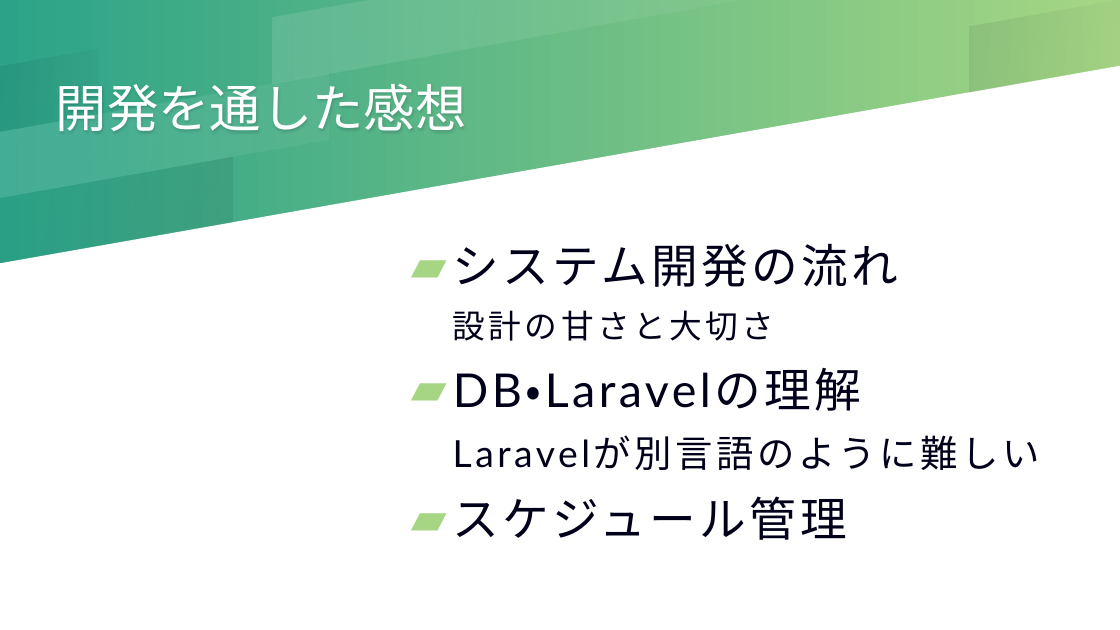
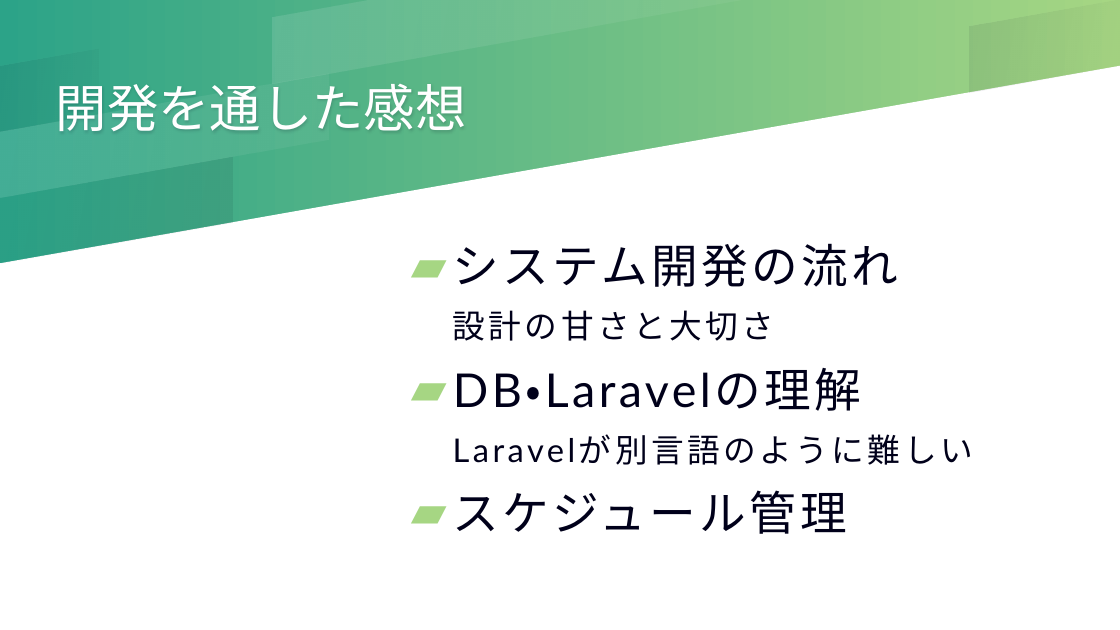
Before and after one commit to Ikeda-Tomohisa/point, a slide deck: slide 6 of PHP自作発表.pptx. Drawn at 1120x630 pixels with LibreOffice and Linux fonts; fonts in the diff are those of the drawing. Boxes give left, top, right and bottom in pixels: in the first picture for what was removed or moved away, otherwise in the second. Text is boxed around its words. In the diff, an @@ line names an element or a change of style, - is before the commit and + after.

```diff
--- a/PHP自作発表.pptx
+++ b/PHP自作発表.pptx
@@ text "システム開発の流れ" at <box>453,243,899,534</box>: size 32 to 28 pt in "Laravelが別言語のように難しい" @@
```
Also in this commit, not shown: 1 other slide changed.
